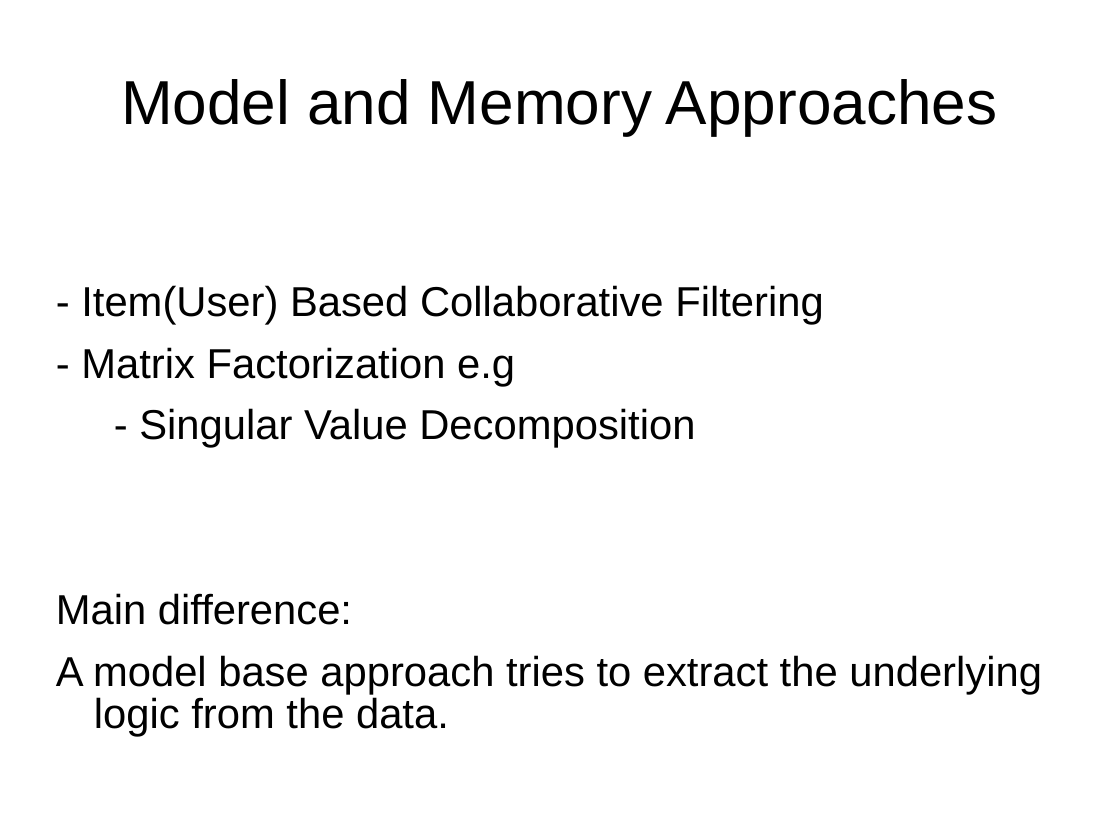
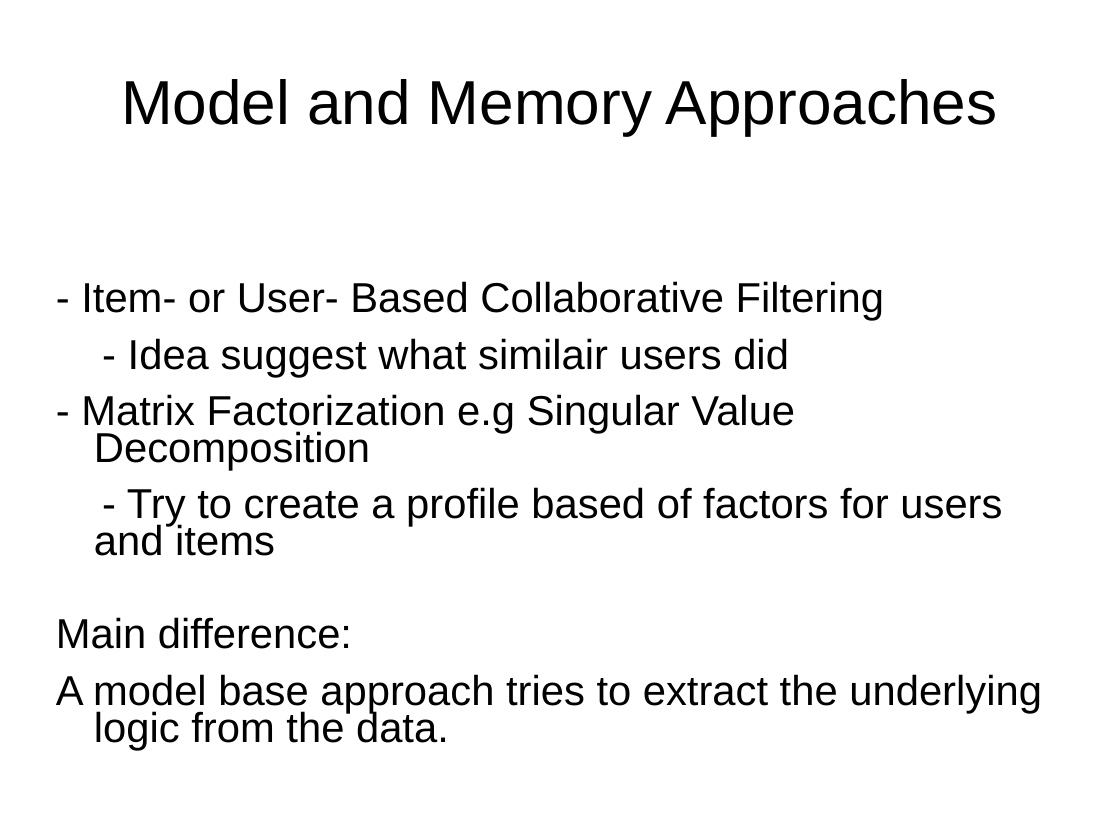
Before and after one commit to dynamicguy/facebook-recommender-demo, a slide deck: slide 22 of docs/Talk-BedCon-Berlin-2012.odp (slide 19 before the commit). Drawn at 1120x840 pixels with LibreOffice and Linux fonts; fonts in the diff are those of the drawing; background and template pictures are left out. Boxes give left, top, right and bottom in pixels: in the first picture for what was removed or moved away, otherwise in the second. Text is boxed around its words. In the diff, an @@ line names an element or a change of style, - is before the commit and + after.

```diff
--- a/docs/Talk-BedCon-Berlin-2012.odp
+++ b/docs/Talk-BedCon-Berlin-2012.odp
@@ text at [81,281,1002,556]: text changed @@
-- Item(User) Based Collaborative Filtering
-- Matrix Factorization e.g
-- Singular Value Decomposition
+- Item- or User- Based Collaborative Filtering
+- Idea suggest what similair users did
+- Matrix Factorization e.g Singular Value Decomposition
+- Try to create a profile based of factors for users and items
@@ text at [56,617,1042,750]: line spacing 0.83 to 0.73 @@
```
Also in this commit, not shown: 8 other slides changed, 11 slides added, 2 slides removed, 7 other files.
